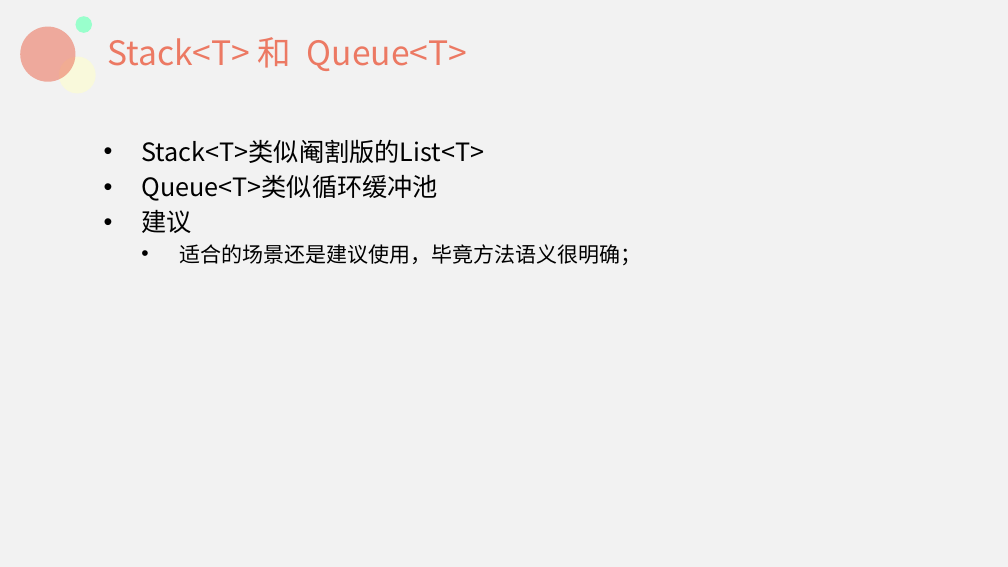
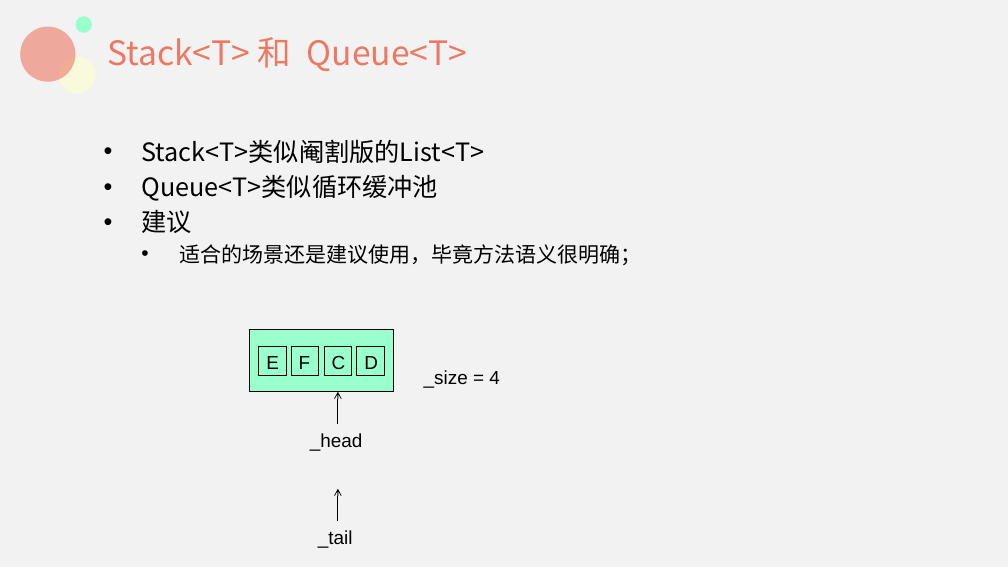
Before and after one commit to MyErpSoft/LearningDotNetSourceCode, a slide deck: slide 3 of 01 数据结构/10 .Net 框架源码解析 数据结构.pptx (slide 5 before the commit). Drawn at 1008x567 pixels with LibreOffice and Linux fonts; fonts in the diff are those of the drawing. Boxes give left, top, right and bottom in pixels: in the first picture for what was removed or moved away, otherwise in the second. Text is boxed around its words. In the diff, an @@ line names an element or a change of style, - is before the commit and + after.

Commit message:
ppt

```diff
--- a/01 数据结构/10 .Net 框架源码解析 数据结构.pptx
+++ b/01 数据结构/10 .Net 框架源码解析 数据结构.pptx
@@ rectangle added at (250,330,393,392), fill #99FFCC, outline #000000 0.75 pt @@
@@ rectangle added at (259,346,286,375), fill #99FFCC, outline #000000 0.75 pt, 18 pt, text #000000 @@
+E
@@ rectangle added at (291,346,318,375), fill #99FFCC, outline #000000 0.75 pt, 18 pt, text #000000 @@
+F
@@ rectangle added at (324,346,352,375), fill #99FFCC, outline #000000 0.75 pt, 18 pt, text #000000 @@
+C
@@ rectangle added at (357,346,384,375), fill #99FFCC, outline #000000 0.75 pt, 18 pt, text #000000 @@
+D
@@ text added at (424,370,500,388), 18 pt, text #000000 @@
+_size = 4
@@ arrow added from (338, 424) to (338, 392), #000000 0.75 pt @@
@@ text added at (310,433,363,451), 18 pt, text #000000 @@
+_head
@@ arrow added from (338, 522) to (338, 489), #000000 0.75 pt @@
@@ text added at (318,530,353,548), 18 pt, text #000000 @@
+_tail
```
Also in this commit, not shown: 1 other slide changed, 1 other file.
